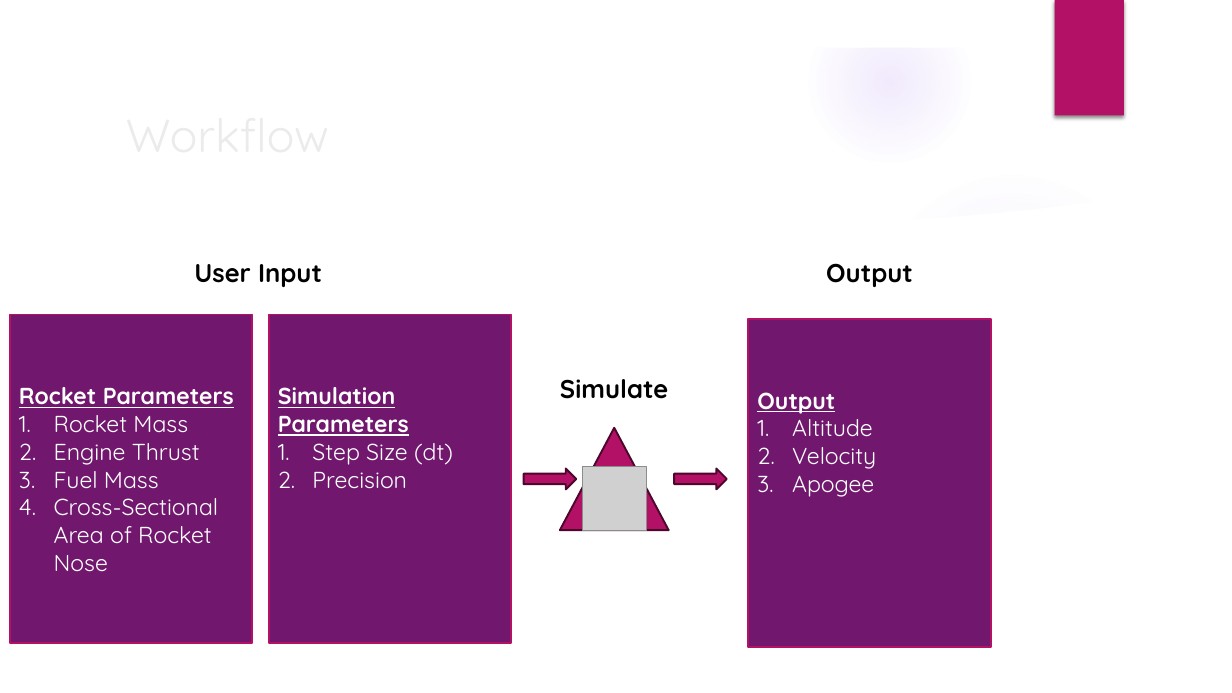
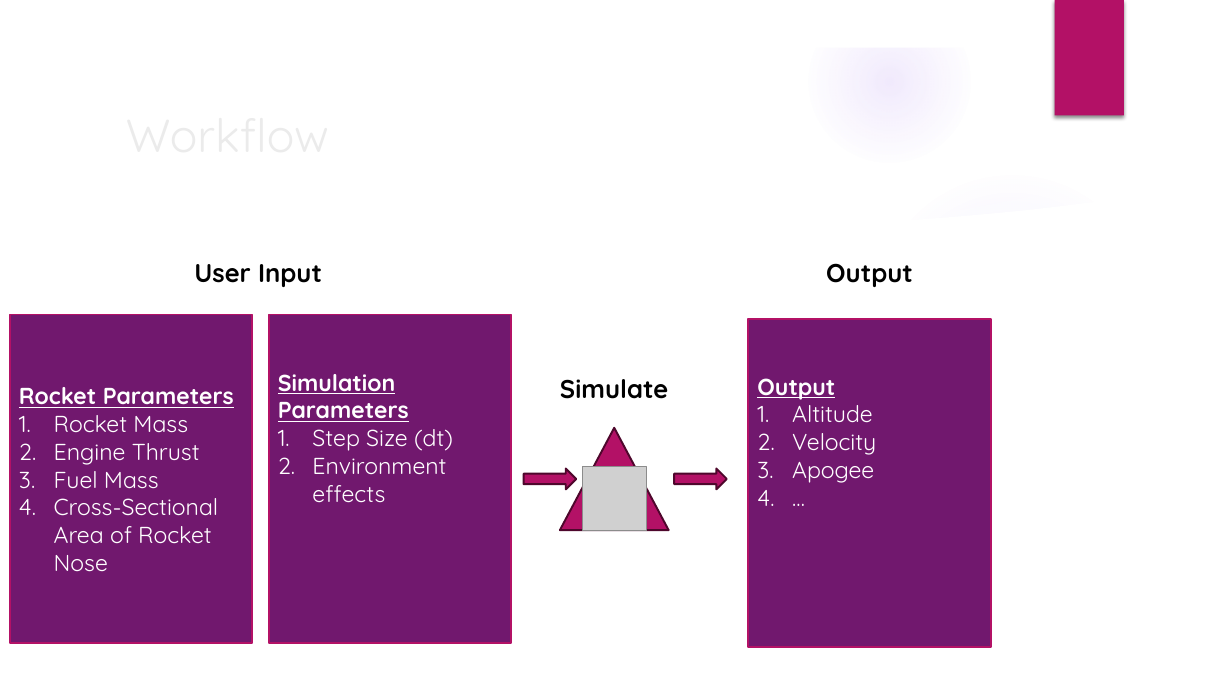
Before and after one commit to devsaxena974/RocketTrajectory, a slide deck: slide 3 of Simulating Rocket Trajectories Using Thrust Profiles.pptx. Drawn at 1232x693 pixels with LibreOffice and Linux fonts; fonts in the diff are those of the drawing; grey boxes stand for pictures; background and template pictures are left out. Boxes give left, top, right and bottom in pixels: in the first picture for what was removed or moved away, otherwise in the second. Text is boxed around its words. In the diff, an @@ line names an element or a change of style, - is before the commit and + after.

```diff
--- a/Simulating Rocket Trajectories Using Thrust Profiles.pptx
+++ b/Simulating Rocket Trajectories Using Thrust Profiles.pptx
@@ text in rectangle at (749, 319, 991, 648): paragraph added @@
+4. …
@@ text in rectangle at (312, 450, 446, 503): text changed @@
-2. Precision
+2. Environment effects
```
Also in this commit, not shown: 1 other slide changed, 4 other files.
